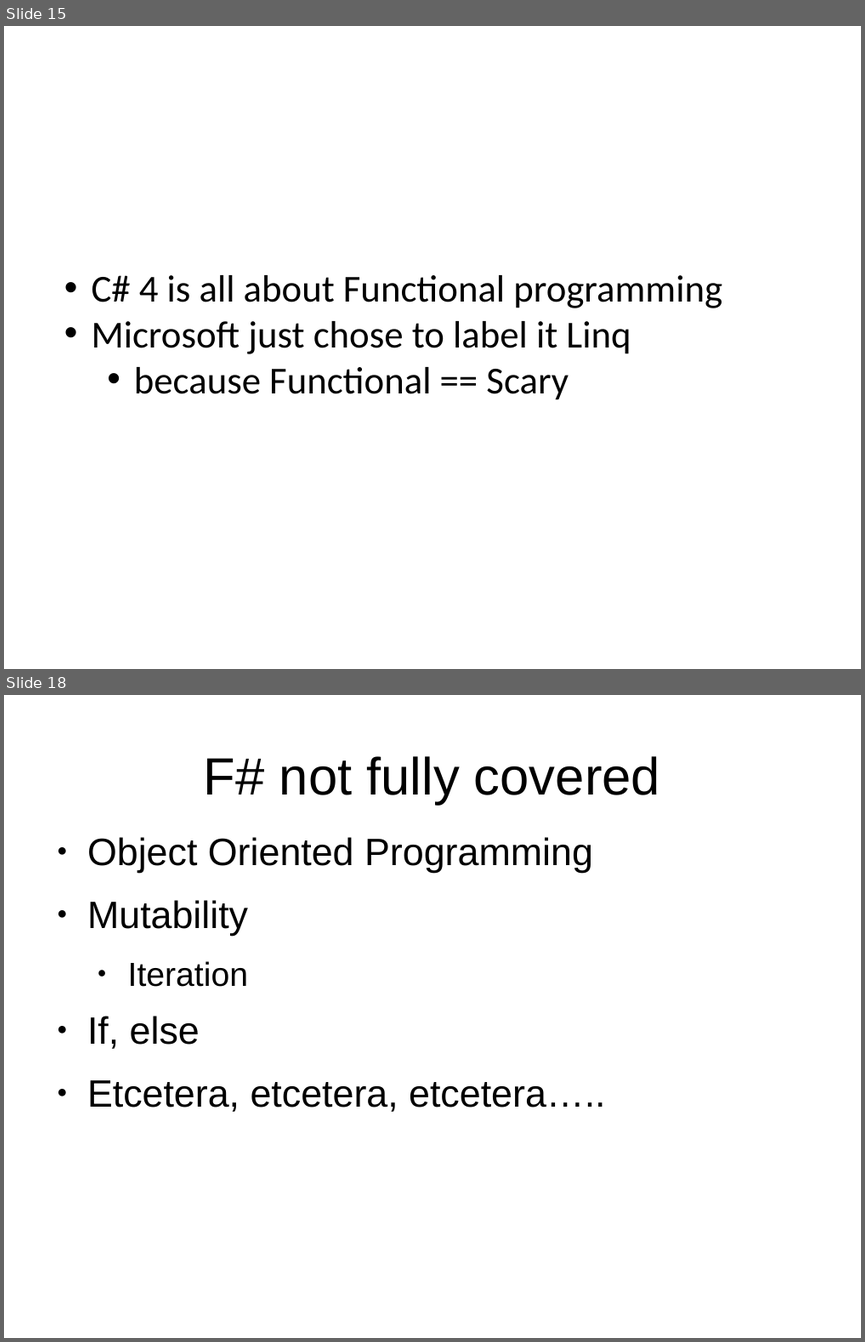
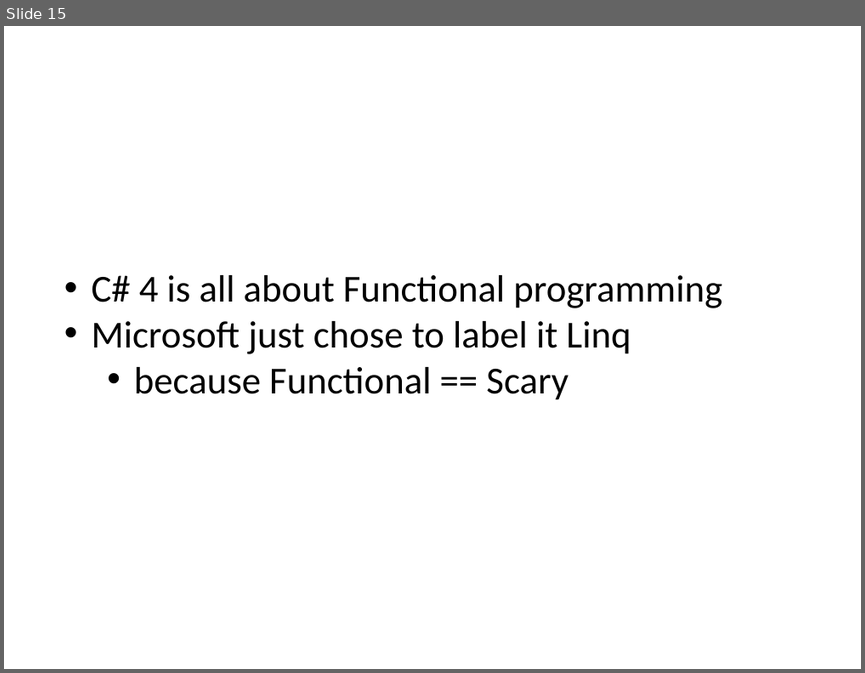
Before and after one commit to mlidbom/FSharpElevate, a slide deck: FSharp2.pptx. Shown one above the other, each under a label of ours: slides 15 and 18 before the commit, slide 15 after it; the slides between them are not shown. The pictures are 865x1342 and 865x673 pixels, drawn with LibreOffice and Linux fonts; fonts in the diff are those of the drawing. Boxes give left, top, right and bottom in pixels: in the first picture for what was removed or moved away, otherwise in the second. Text is boxed around its words. In the diff, an @@ line names an element or a change of style, - is before the commit and + after.

```diff
--- a/FSharp2.pptx
+++ b/FSharp2.pptx
@@ slide 18 removed at (4, 695, 861, 1338), background #FFFFFF @@
@@ title removed at (204, 756, 660, 805) @@
-F# not fully covered
@@ text removed at (87, 837, 605, 1111) @@
-● Object Oriented Programming
-● Mutability
-  ● Iteration
-● If, else
-● Etcetera, etcetera, etcetera…..
```
Also in this commit, not shown: 6 slides changed, 1 other slide removed.
